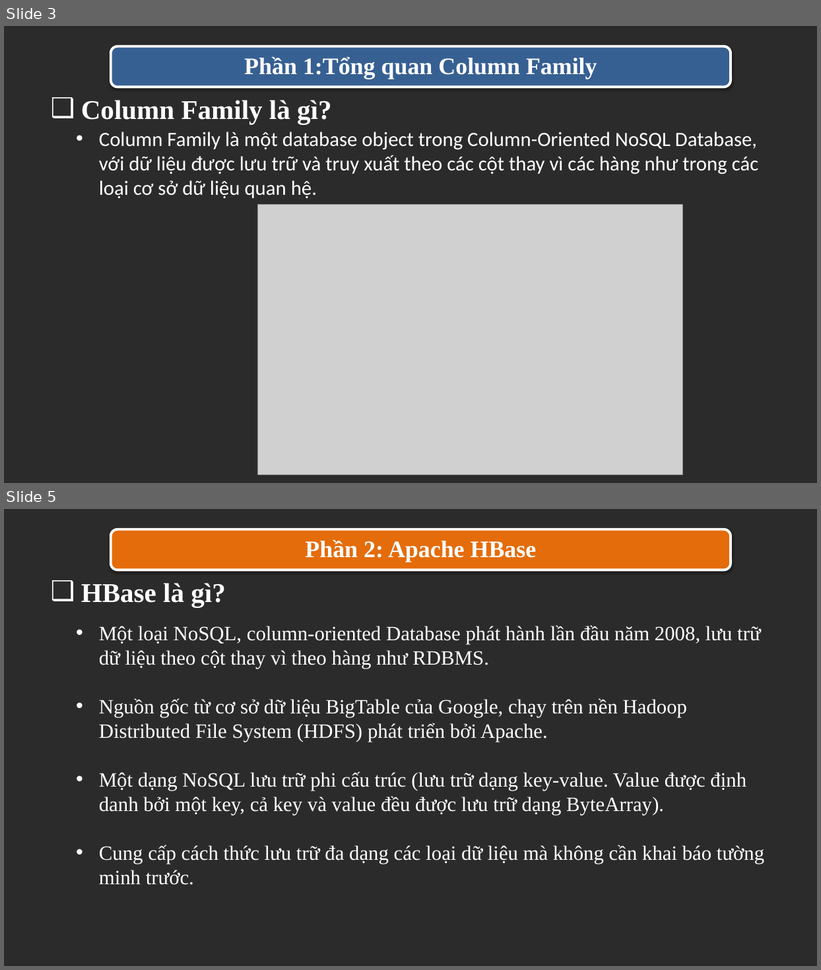
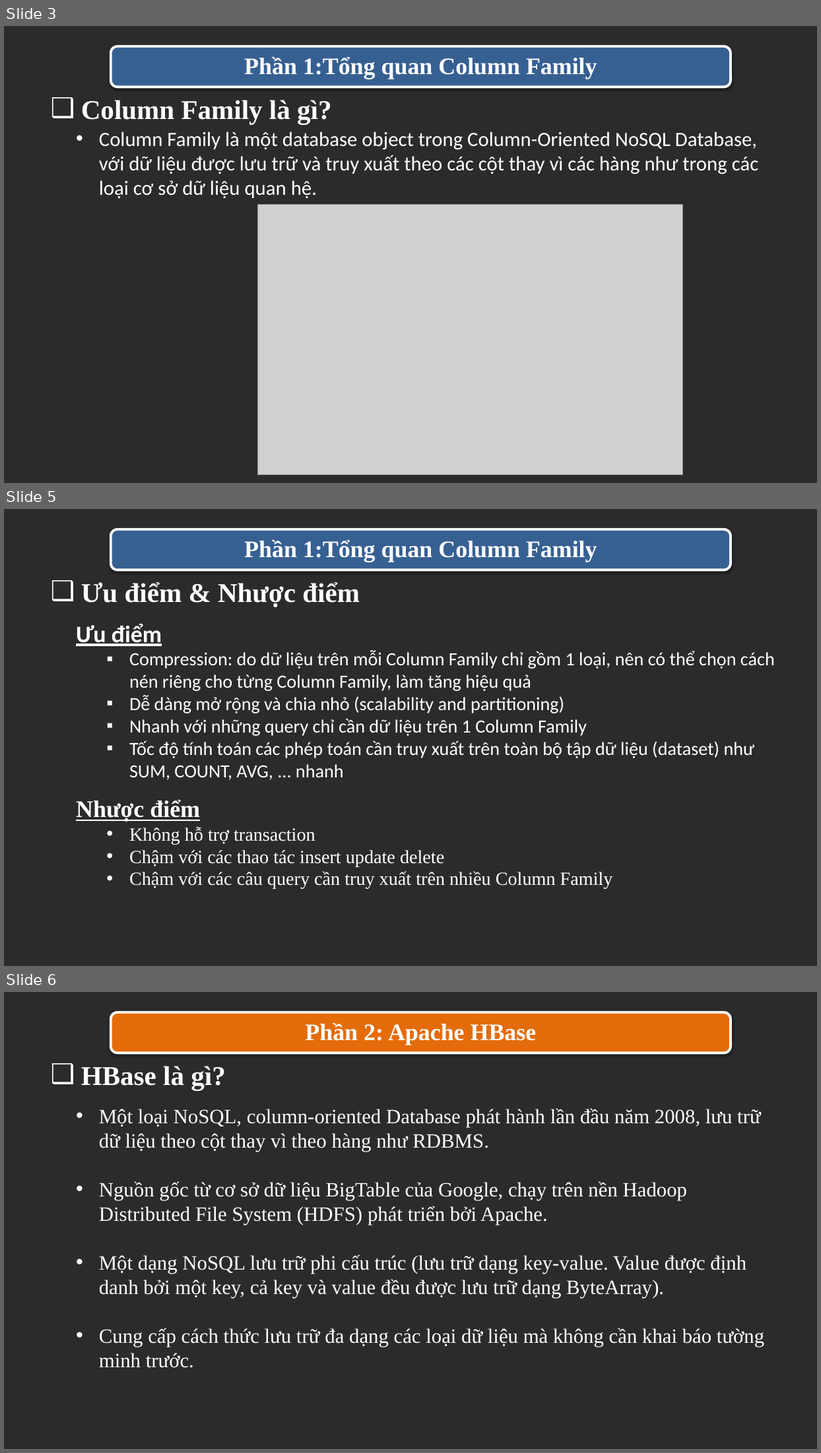
Before and after one commit to trandinhlam/document, a slide deck: HBaseProject/seminar_slide.pptx. Shown one above the other, each under a label of ours: slides 3 and 5 before the commit, slides 3, 5 and 6 after it; the slides between them are not shown. The pictures are 821x970 and 821x1453 pixels, drawn with LibreOffice and Linux fonts; fonts in the diff are those of the drawing; grey boxes stand for pictures; background and template pictures are left out; a plain dark background stands for a picture behind light text. Boxes give left, top, right and bottom in pixels: in the first picture for what was removed or moved away, otherwise in the second. Text is boxed around its words. In the diff, an @@ line names an element or a change of style, - is before the commit and + after.

```diff
--- a/HBaseProject/seminar_slide.pptx
+++ b/HBaseProject/seminar_slide.pptx
@@ slide 5 added at (4, 509, 817, 966), background picture (left out) @@
@@ rounded rectangle added at (111, 529, 731, 570), fill #376092, outline #FFFFFF 3 pt @@
@@ text added at (244, 540, 597, 562), 28 pt, text #FFFFFF, bold @@
+Phần 1:Tổng quan Column Family
@@ text added at (81, 582, 360, 607), 32 pt, text #FFFFFF, bold @@
+❑ Ưu điểm & Nhược điểm
@@ text added at (76, 624, 775, 780), 22 pt, text #FFFFFF @@
+Ưu điểm
+  ▪ Compression: do dữ liệu trên mỗi Column Family chỉ gồm 1 loại, nên có thể chọn cách nén riêng cho từng Column Family, làm tăng hiệu quả
+  ▪ Dễ dàng mở rộng và chia nhỏ (scalability and partitioning)
+  ▪ Nhanh với những query chỉ cần dữ liệu trên 1 Column Family
+  ▪ Tốc độ tính toán các phép toán cần truy xuất trên toàn bộ tập dữ liệu (dataset) như SUM, COUNT, AVG, ... nhanh
@@ text added at (76, 800, 613, 889), 22 pt, text #FFFFFF @@
+Nhược điểm
+  • Không hỗ trợ transaction
+  • Chậm với các thao tác insert update delete
+  • Chậm với các câu query cần truy xuất trên nhiều Column Family
@@ what was slide 5 is now slide 6 @@
```
Also in this commit, not shown: 1 slide changed.
